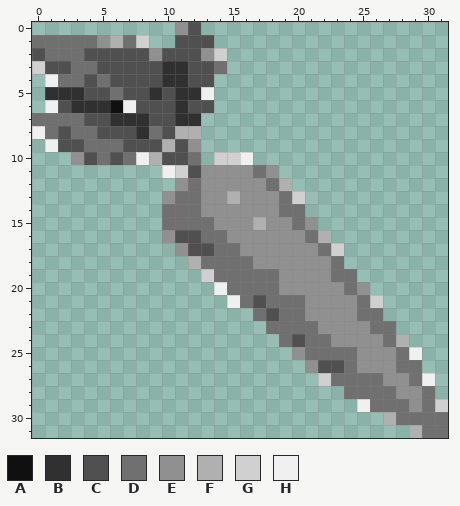
File history of a pixel-art sprite, carrot_final.png. This is how it looked before the edit.
The file is 32x32 pixels. Colours within 5 levels of each other are drawn and written as one.
Palette (. is transparent): A #101010  B #303030  C #505050  D #707070  E #909090  F #b0b0b0  G #d0d0d0  H #f0f0f0
And afterwards:
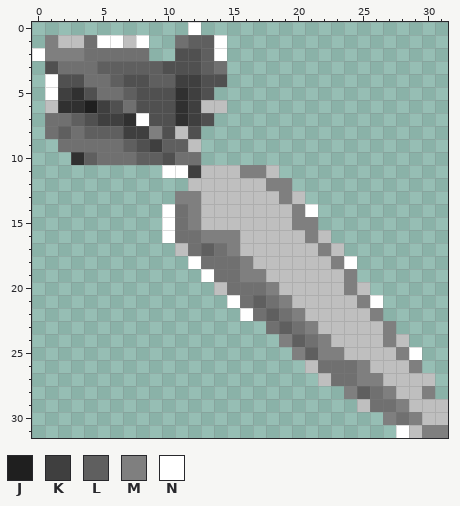
Colours new in this view: J #1f1f1f  K #3f3f3f  L #5f5f5f  M #7f7f7f  N #ffffff
Change:
colour E: #909090 -> #bfbfbf
y 0: x 11..12 EC -> .N
y 1: x 0..3 DDDD -> .MEE; x 5..8 EFDG -> NNEN; x 11..14 CCC. -> DLLN
y 2: x 0..10 CDDDCCCCCEC -> NMMMDDDDD..; x 13..14 EG -> LN
y 3: x 0 G -> .; x 2 C -> D; x 5..11 CCCCCBB -> LLLLLCC; x 13 C -> L
y 4: x 1..4 HDDC -> NCCD; x 6 C -> L; x 9..12 CBBC -> LLKK; x 14 . -> C
y 5: x 1..2 BB -> NK; x 5 C -> D; x 7 C -> L; x 9 B -> C; x 12..13 BH -> KC
y 6: x 1..2 HC -> EB; x 4..7 BBAH -> JKCD; x 12..14 CC. -> KEE
y 7: x 0 D -> .; x 3 D -> L; x 5..6 CB -> KK; x 8 B -> N; x 12..13 B. -> KC
y 8: x 0 H -> .; x 2 C -> L; x 4..9 DCCCBD -> LLLKKM; x 11..12 FF -> EC
y 9: x 1..3 HCC -> .DD; x 7 C -> L; x 9..11 CFC -> KLL
y 10: x 3..4 EC -> BL; x 6 C -> D; x 8..9 HF -> LL; x 11 C -> D; x 14..16 GGH -> ...
y 11: x 10..12 HGC -> NNK; x 16..17 ED -> MM
y 12: x 11..12 ED -> .E; x 18..19 DF -> MM
y 13: x 10..12 EDD -> .MM; x 15 F -> E; x 19..20 DG -> ME
y 14: x 10 D -> N; x 12 D -> M; x 19..21 DD. -> EMN
y 15: x 10 D -> N; x 12..13 DD -> ME; x 17 F -> E; x 20..21 DE -> MM
y 16: x 10..15 ECCDDE -> NDDMMM; x 21..22 DF -> ME
y 17: x 12..13 CC -> DL; x 15 D -> M; x 22..23 DG -> ME
y 18: x 12 F -> N; x 16 D -> M; x 23..24 D. -> MN
y 19: x 13 G -> N; x 16..18 DDD -> MME; x 23..24 DD -> EM
y 20: x 14 H -> E; x 18 D -> M; x 24 D -> M
y 21: x 15 H -> N; x 17 C -> L; x 19..20 DD -> ME; x 25..26 DG -> MN
y 22: x 16 . -> N; x 18 C -> L; x 20 D -> M; x 25..26 DD -> EM
y 23: x 19 D -> L; x 21 D -> M; x 26..27 DD -> EM
y 24: x 19..20 DC -> ML; x 22 D -> M; x 27..28 DF -> ME
y 25: x 20..24 EDDDD -> MLMME; x 28..29 DH -> MN
y 26: x 22..23 CC -> DD; x 25 E -> M; x 28..29 DD -> EM
y 27: x 22 G -> E; x 25..26 DD -> MM; x 29..30 DH -> EE
y 28: x 24..25 DD -> ML; x 27 D -> M; x 30 D -> M
y 29: x 25 H -> E; x 28 D -> M; x 30..31 DG -> EE
y 30: x 27 F -> M; x 29..31 DDD -> MEE
y 31: x 28..31 .FDD -> NEMM
